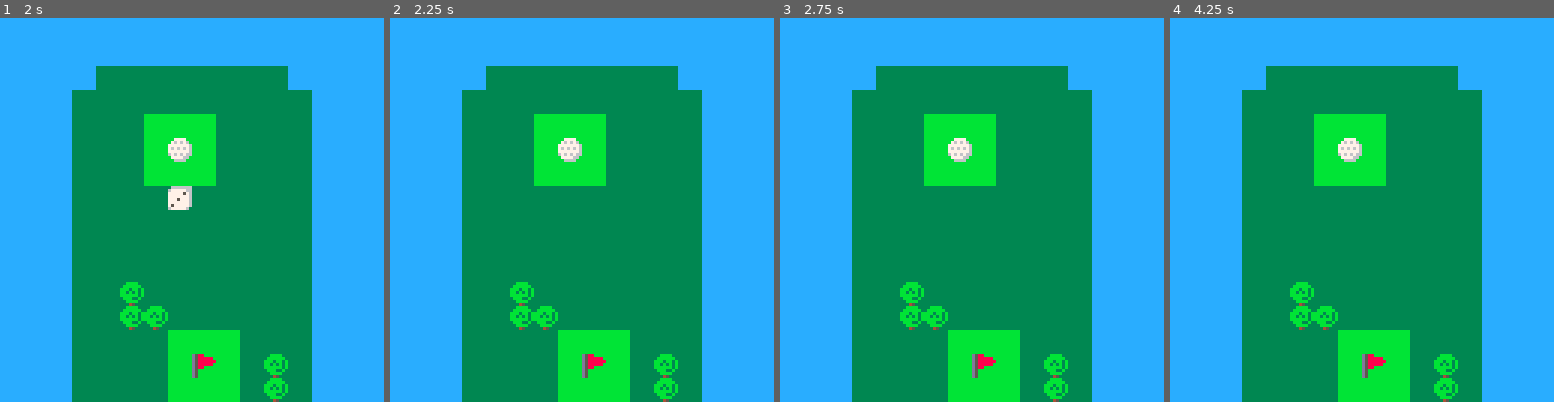
Above: before the commit, frames 1-4 (left to right).
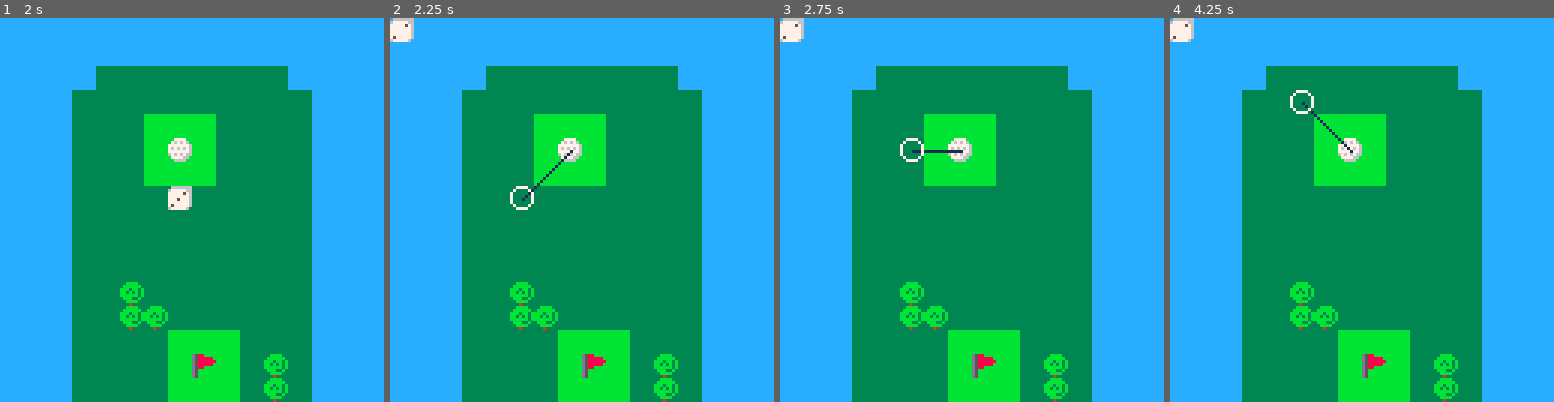
Above: after the commit, the same moments.

Repository: balomus/dicegolf
Game: PICO-8 cartridge dicegolf.p8
Same seed, same stepped clock (60 frames per second), same inputs: the game is played once before the commit and once after it.
Inputs:
- Up to frame 1 (2 s): tap X (X key) at 0.33, 1.07, 1.85 s; hold Right from 1.6 s (still down)
- Up to frame 2 (2.25 s): release Right at 2.1 s
- Up to frame 3 (2.75 s): hold Right from 2.47 s (still down)
- Up to frame 4 (4.25 s): tap X (X key) at 2.97, 4.08 s; release Right at 3.03 s; hold Left 3.08-3.58 s; hold Right from 4.02 s (still down)

Frame 1 is identical in both runs. In frame 2, 0.6% of the frame differs, in the area x 0-48%, y 0-50%; in frame 3, 0.6%; in frame 4, 0.6%.

Commit message:
have all 8 directions working

Diff:
--- /dev/null
+++ b/destination_update.lua
@@ -0,0 +1,63 @@
+--Directions guide:
+-----------
+--8  1  2--
+--7     3--
+--6  5  4--
+-----------
+function destination_update()
+    if btnp(⬅️) then
+        if destination.dir > 1 then
+            destination.dir -= 1
+        else
+            destination.dir = 8
+        end
+    end
+
+    if btnp(➡️) then
+        if destination.dir < 8 then
+            destination.dir += 1
+        else
+            destination.dir = 1
+        end
+    end
+
+    if destination.dir == 1 then
+        destination.x = ball.x
+        destination.y = ball.y - (ball.move * 8)
+    end
+
+    if destination.dir == 2 then
+        destination.x = ball.x + (ball.move * 8)
+        destination.y = ball.y - (ball.move * 8)
+    end
+
+    if destination.dir == 3 then
+        destination.x = ball.x + (ball.move * 8)
+        destination.y = ball.y
+    end
+
+    if destination.dir == 4 then
+        destination.x = ball.x + (ball.move * 8)
+        destination.y = ball.y + (ball.move * 8)
+    end
+
+    if destination.dir == 5 then
+        destination.x = ball.x
+        destination.y = ball.y + (ball.move * 8)
+    end
+
+    if destination.dir == 6 then
+        destination.x = ball.x - (ball.move * 8)
+        destination.y = ball.y + (ball.move * 8)
+    end
+
+    if destination.dir == 7 then
+        destination.x = ball.x - (ball.move * 8)
+        destination.y = ball.y
+    end
+
+    if destination.dir == 8 then
+        destination.x = ball.x - (ball.move * 8)
+        destination.y = ball.y - (ball.move * 8)
+    end
+end
--- a/dicegolf.p8
+++ b/dicegolf.p8
@@ -9,6 +9,7 @@
 #include dice_update.lua
 #include dice_animate.lua
 #include tree.lua
+#include destination_update.lua
 __gfx__
 00000000007777000000000000000000000000000000000000000000000000000000000000000000000000000000000000000000000000000000000000000000
 00000000076767600077760000000000000000000000000000000000000000000000000000000000000000000000000000000000000000000000000000000000
--- a/draw.lua
+++ b/draw.lua
@@ -11,6 +11,21 @@
         spr(dice.sp, dice.x, dice.y, 1, 1)
     end
 
+    if not dice.rolling and ball.move > 0 then
+        --draw die in top-left corner
+        spr(dice.sp, 0, 0)
+
+        -- if destination.dir == 5 then
+        --     destination.x = ball.x
+        --     destination.y = ball.y + (ball.move * 8)
+        -- end
+
+        line(ball.x + 4, ball.y + 4, destination.x + 4, destination.y + 4, 1)
+
+        --draw destination circle
+        spr(33, destination.x, destination.y)
+    end
+
     --dice rolling debugs
     -- print(dice.rolling)
     -- print(dice.counter)
@@ -18,7 +33,7 @@
     -- print(ball.move)
     -------------------
 
-    if (ball.move > 0) then
-
-    end
+    --destination debugs
+    -- print(destination.dir)
+    -------------------
 end
--- a/init.lua
+++ b/init.lua
@@ -4,12 +4,14 @@
     spr(o.spr, o.x, o.y)
 end
 
+-- dirs={'down', 'downleft', 'left', 'upleft', 'up', 'upright', 'right', 'downright'}
+
 function _init()
 
     ball = {
         sp=1,
-        x,
-        y,
+        x=0,
+        y=0,
         w=8,
         h=8,
         speed=0.5,
@@ -30,10 +32,16 @@
 
     flag = {
         sp=32,
-        x,
-        y,
+        x=0,
+        y=0,
         w=8,
         h=8
+    }
+
+    destination = {
+        x=0,
+        y=0,
+        dir=5
     }
 
     --loop through the map
--- a/update.lua
+++ b/update.lua
@@ -1,4 +1,5 @@
 function _update()
     ball_update()
     dice_update()
+    destination_update()
 end
